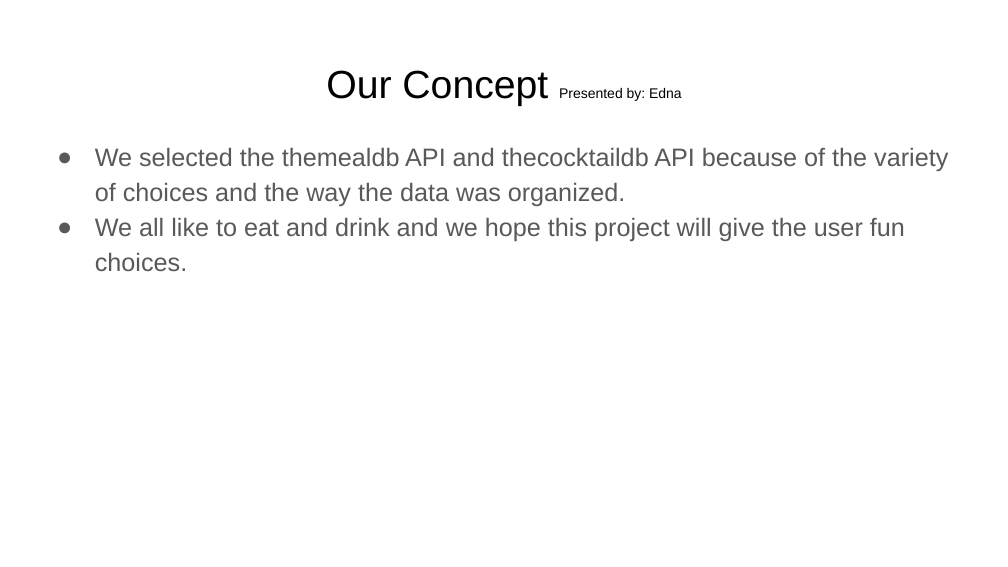
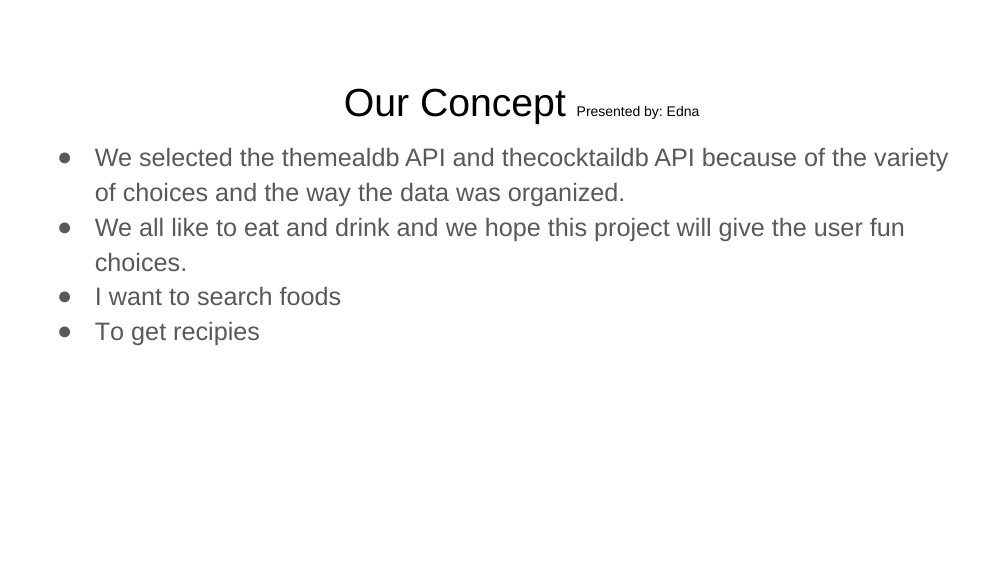
Before and after one commit to clearbusinessinsight/food-and-drink-menu, a slide deck: slide 3 of Project Food and Drink Menu.pptx. Drawn at 1008x567 pixels with LibreOffice and Linux fonts; fonts in the diff are those of the drawing. Boxes give left, top, right and bottom in pixels: in the first picture for what was removed or moved away, otherwise in the second. Text is boxed around its words. In the diff, an @@ line names an element or a change of style, - is before the commit and + after.

```diff
--- a/Project Food and Drink Menu.pptx
+++ b/Project Food and Drink Menu.pptx
@@ title "Our Concept Presented by: Edna": place and size @@
-title "Our Concept Presented by: Edna" at bbox=[326, 70, 682, 106]
+title "Our Concept Presented by: Edna" at bbox=[344, 88, 700, 124]
@@ text at bbox=[95, 286, 342, 345]: paragraphs added @@
+● I want to search foods
+● To get recipies
```
Also in this commit, not shown: 3 other files.
